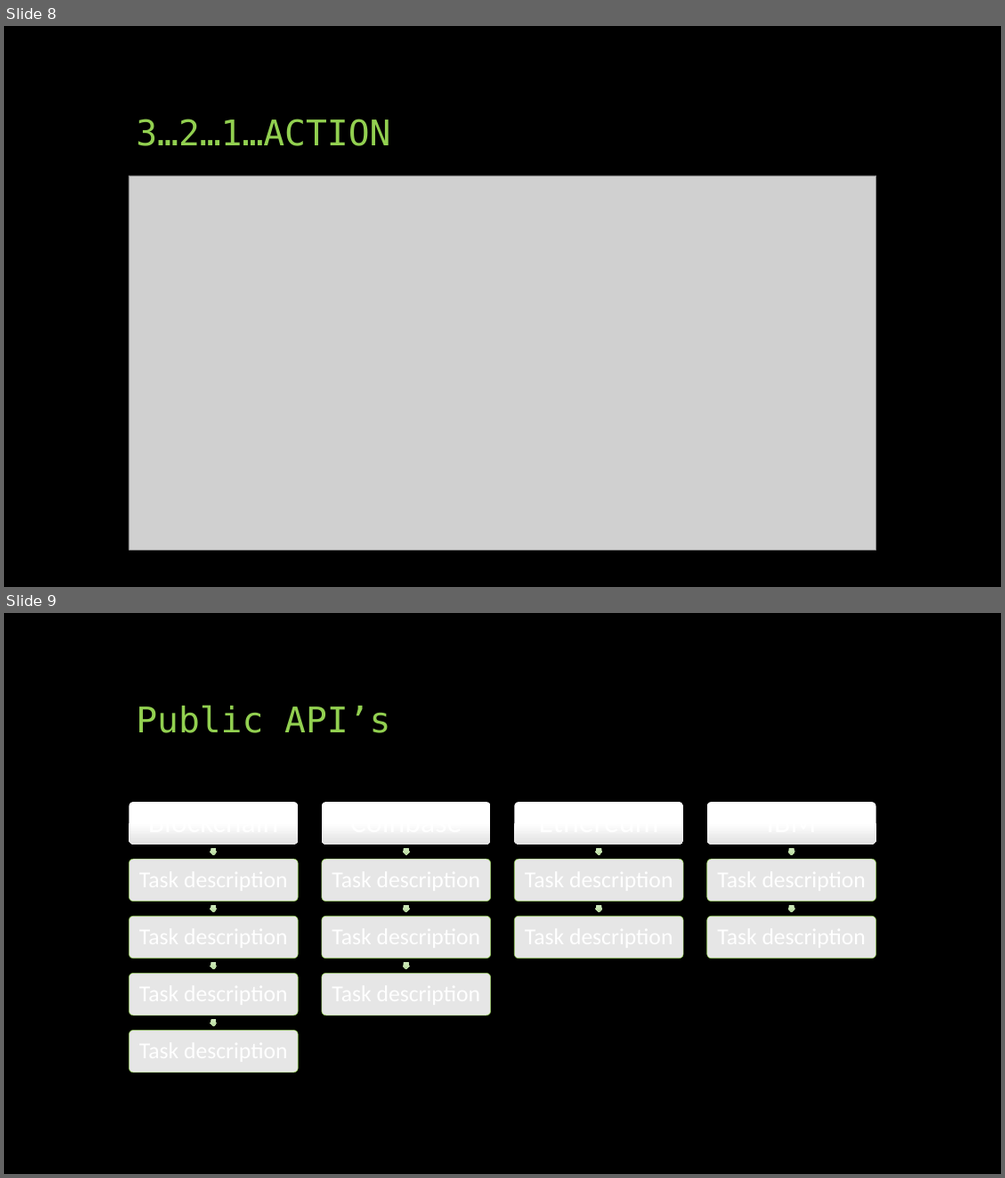
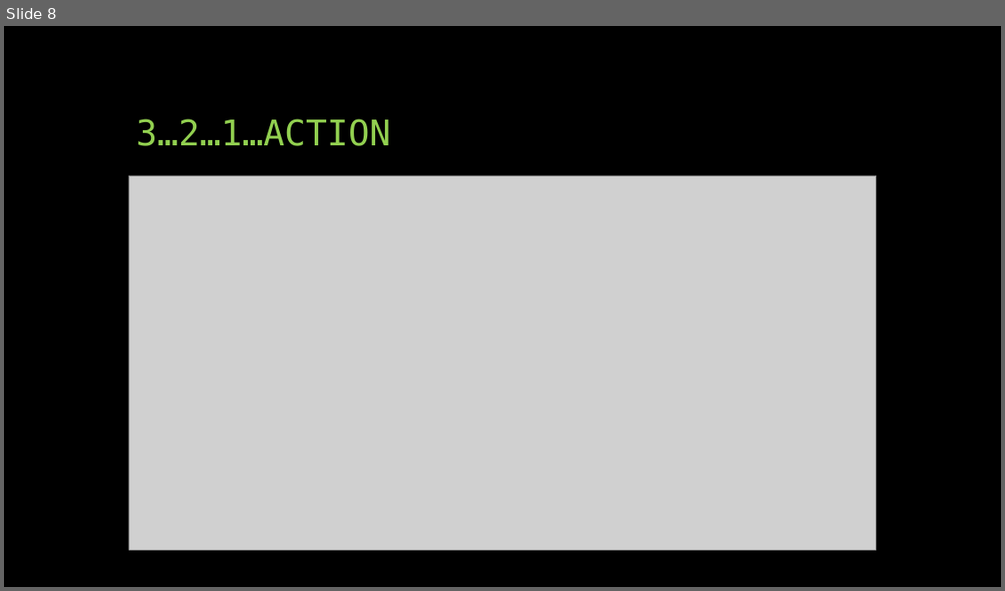
Before and after one commit to jcutrono/leanledger, a slide deck: Unmasking Blockchain.pptx. Shown one above the other, each under a label of ours: slides 8 and 9 before the commit, slide 8 after it. The pictures are 1005x1178 and 1005x591 pixels, drawn with LibreOffice and Linux fonts; fonts in the diff are those of the drawing; grey boxes stand for pictures. Boxes give left, top, right and bottom in pixels: in the first picture for what was removed or moved away, otherwise in the second. Text is boxed around its words. In the diff, an @@ line names an element or a change of style, - is before the commit and + after.

```diff
--- a/Unmasking Blockchain.pptx
+++ b/Unmasking Blockchain.pptx
@@ slide 9 removed at (4, 613, 1001, 1174), background #000000 @@
@@ title removed at (136, 705, 390, 733) @@
-Public API’s
@@ group removed at (129, 802, 876, 1073): 15 rounded rectangles, 11 right arrows @@
```
Also in this commit, not shown: 1 slide changed, 8 slides added, 5 other slides removed, 1 other file.
